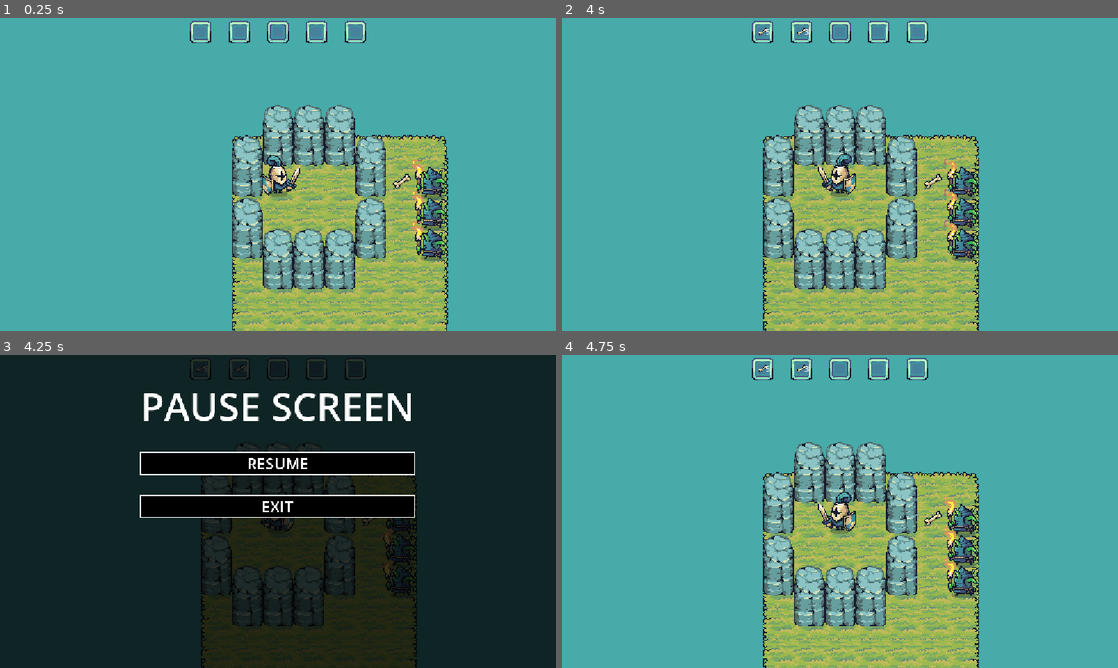
Above: before the commit, frames 1-4 (two rows, left to right).
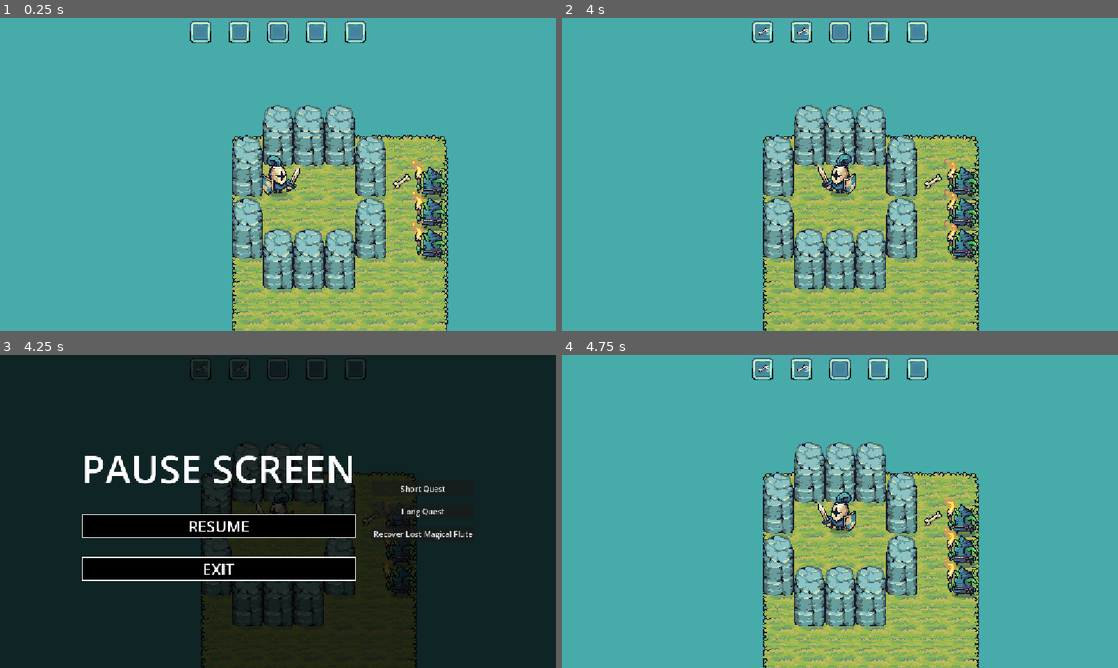
Above: after the commit, the same moments.

Repository: EvilSnowflake/Doctoral
Game: Godot game, scene res://scenes/stage.tscn
Two runs of this game, one before a commit and one after it. Both use one fixed random seed, a clock stepped at 60 frames per second and the inputs below.
Inputs (mouse positions are in pixels of both pictures, inside the frame that each line leads up to):
- Up to frame 1 (0.25 s): no input
- Up to frame 2 (4 s): move the mouse to (962, 158) at 0.52 s; hold D (Right) 0.53-1.28 s; tap Space (Interact) at 0.6, 2.1, 3.6 s; click (962, 158) at 0.67 s; move the mouse to (728, 190) at 1.27 s; hold S (Down) 1.28-2.03 s; tap J (test) at 1.35, 2.85 s; move the mouse to (895, 105) at 2.02 s; hold D (Right) 2.03-2.78 s; move the mouse to (812, 237) at 2.77 s; hold W (Up) 2.78-3.53 s; click (812, 237) at 2.92 s; move the mouse to (1006, 221) at 3.52 s; hold A (Left) from 3.53 s (still down)
- Up to frame 3 (4.25 s): keep holding A (Left); tap Escape (Escape) at 4.15 s
- Up to frame 4 (4.75 s): release A (Left) at 4.25 s; click "RESUME" at 4.25 s

Frames 1-2 are identical in both runs. In frame 3, 16% of the frame differs, in the area x 14-86%, y 12-73%; in frame 4, nothing differs.

Commit message:
Quests in Pause
Added a quest part in the pause menu

Diff:
--- a/reality_matter/scenes/pause_menu.tscn
+++ b/reality_matter/scenes/pause_menu.tscn
@@ -37,29 +37,40 @@
 
 [node name="HBoxContainer" type="HBoxContainer" parent="ColorRect/MarginContainer" unique_id=126025110]
 layout_mode = 2
+theme_override_constants/separation = 16
 alignment = 1
 
-[node name="VBoxContainer" type="VBoxContainer" parent="ColorRect/MarginContainer/HBoxContainer" unique_id=1162428517]
+[node name="ButtonsVbox" type="VBoxContainer" parent="ColorRect/MarginContainer/HBoxContainer" unique_id=1162428517]
 layout_mode = 2
 theme_override_constants/separation = 40
+alignment = 1
 
-[node name="PauseLabel" type="Label" parent="ColorRect/MarginContainer/HBoxContainer/VBoxContainer" unique_id=1179954298]
+[node name="PauseLabel" type="Label" parent="ColorRect/MarginContainer/HBoxContainer/ButtonsVbox" unique_id=1179954298]
 layout_mode = 2
 size_flags_vertical = 1
 theme = ExtResource("1_n87rw")
 theme_override_font_sizes/font_size = 80
 text = "PAUSE SCREEN"
 
-[node name="ResumeButton" type="Button" parent="ColorRect/MarginContainer/HBoxContainer/VBoxContainer" unique_id=1885786074]
+[node name="ResumeButton" type="Button" parent="ColorRect/MarginContainer/HBoxContainer/ButtonsVbox" unique_id=1885786074]
 unique_name_in_owner = true
 layout_mode = 2
 theme = ExtResource("1_n87rw")
 theme_override_font_sizes/font_size = 32
 text = "RESUME"
 
-[node name="ExitButton" type="Button" parent="ColorRect/MarginContainer/HBoxContainer/VBoxContainer" unique_id=1808925042]
+[node name="ExitButton" type="Button" parent="ColorRect/MarginContainer/HBoxContainer/ButtonsVbox" unique_id=1808925042]
 unique_name_in_owner = true
 layout_mode = 2
 theme = ExtResource("1_n87rw")
 theme_override_font_sizes/font_size = 32
 text = "EXIT"
+
+[node name="Seperator" type="Control" parent="ColorRect/MarginContainer/HBoxContainer" unique_id=465377405]
+layout_mode = 2
+
+[node name="QuestVbox" type="VBoxContainer" parent="ColorRect/MarginContainer/HBoxContainer" unique_id=902988682]
+unique_name_in_owner = true
+layout_mode = 2
+theme_override_constants/separation = 16
+alignment = 1
--- a/reality_matter/scripts/global_quest_manager.gd
+++ b/reality_matter/scripts/global_quest_manager.gd
@@ -81,3 +81,6 @@
 	if _comb != null and _inv != null:
 		_player_combat_stats = _comb
 		_player_inventory = _inv
+
+func get_quests() -> Array[Quest]:
+	return quests
--- a/reality_matter/scripts/pause_menu.gd
+++ b/reality_matter/scripts/pause_menu.gd
@@ -2,9 +2,22 @@
 
 @onready var resume_button: Button = %ResumeButton
 @onready var exit_button: Button = %ExitButton
+@onready var quest_vbox = %QuestVbox
+
+func _ready() -> void:
+	var quests: Array[Quest] = QuestManager.get_quests()
+	for q in quests:
+		print_debug(q.title)
+		var print_label: Button = Button.new()
+		print_label.text = q.title
+		quest_vbox.add_child(print_label)
+		#The buttons should open a tooltip that shows the description and the steps required
 
 func get_resume_button() -> Button:
 	return resume_button
 
 func get_exit_button() -> Button:
 	return exit_button
+
+func update_qeust_list() -> void:
+	pass
